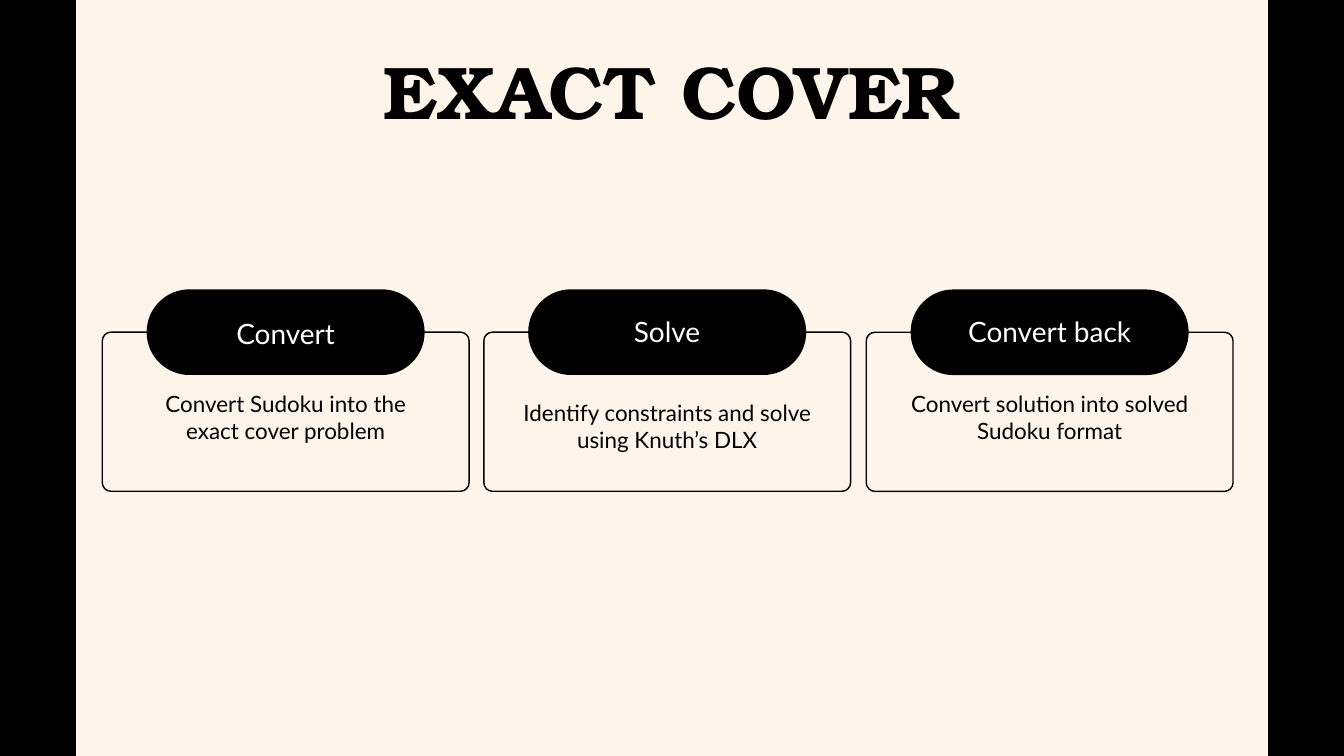
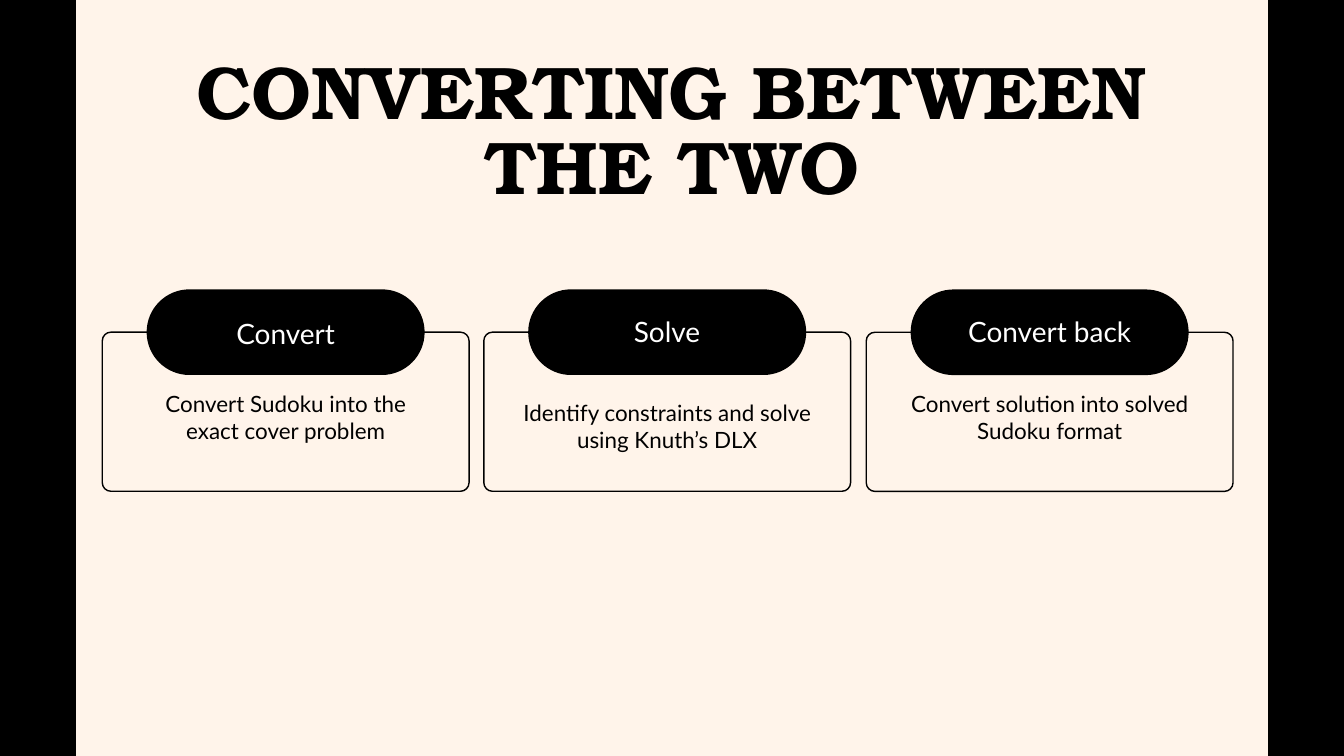
Before and after one commit to Abhinav-Bitragunta/Sudoku-Solver-Source, a slide deck: slide 13 of Presentation/Sudoku Solver PPT.pptx (slide 12 before the commit). Drawn at 1344x756 pixels with LibreOffice and Linux fonts; fonts in the diff are those of the drawing. Boxes give left, top, right and bottom in pixels: in the first picture for what was removed or moved away, otherwise in the second. Text is boxed around its words. In the diff, an @@ line names an element or a change of style, - is before the commit and + after.

```diff
--- a/Presentation/Sudoku Solver PPT.pptx
+++ b/Presentation/Sudoku Solver PPT.pptx
@@ text at <box>197,67,1147,195</box>: text changed @@
-EXACT COVER
+CONVERTING BETWEEN
+THE TWO
```
Also in this commit, not shown: 6 other slides changed, 5 slides added, 2 other files.
